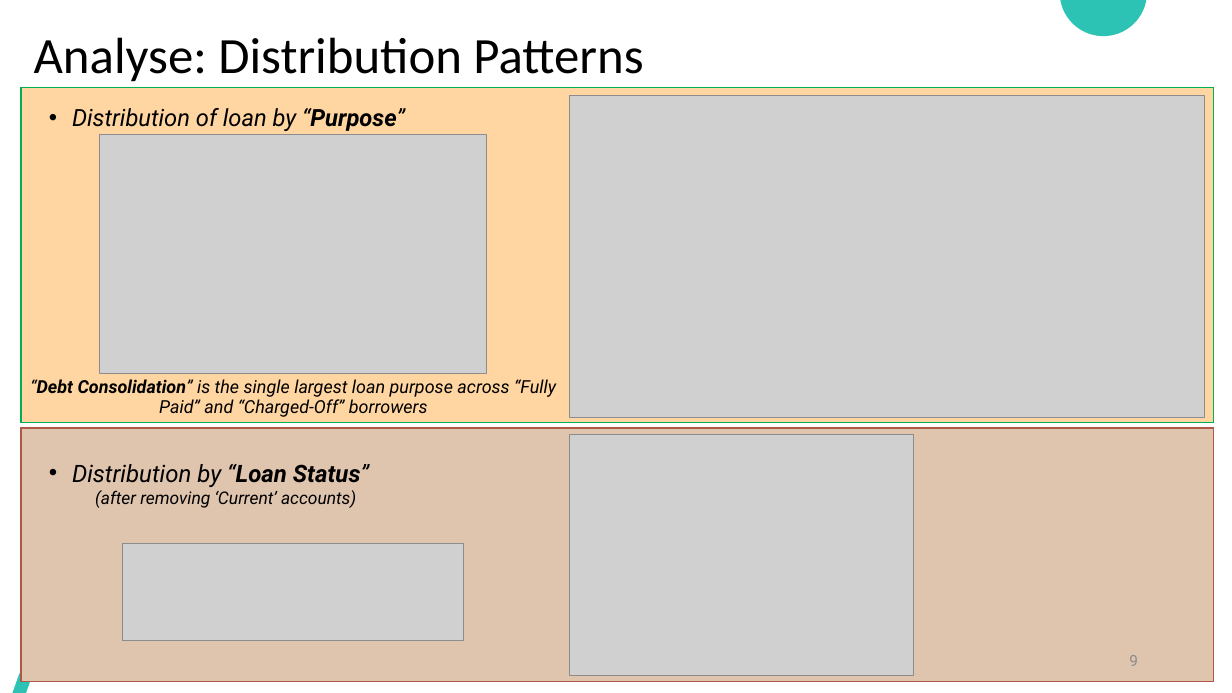
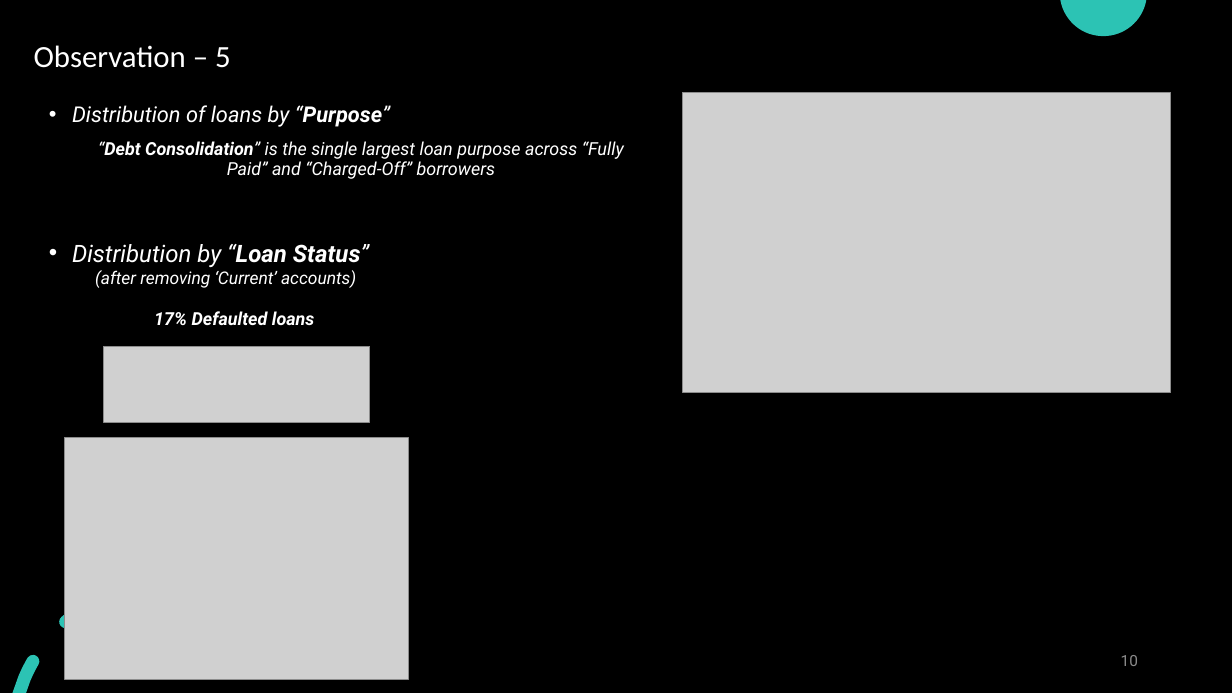
Before and after one commit to jamesrajesh76/LendingClubRiskAnalysis, a slide deck: slide 10 of 3. Lending Club – Case Study.pptx (slide 9 before the commit). Drawn at 1232x693 pixels with LibreOffice and Linux fonts; fonts in the diff are those of the drawing; grey boxes stand for pictures. Boxes give left, top, right and bottom in pixels: in the first picture for what was removed or moved away, otherwise in the second. Text is boxed around its words. In the diff, an @@ line names an element or a change of style, - is before the commit and + after.

```diff
--- a/3. Lending Club – Case Study.pptx
+++ b/3. Lending Club – Case Study.pptx
@@ background #FFFFFF to #000000 @@
@@ title at [34,45,231,68]: text changed; size 39.6 to 24 pt; text colour #000000 to #FFFFFF @@
-Analyse: Distribution Patterns
+Observation – 5
@@ rectangle removed at [21,87,1214,422] @@
@@ text at [72,105,390,127]: text changed; size 18.5 to 17 pt; text colour #000000 to #FFFFFF @@
-• Distribution of loan by “Purpose”
+• Distribution of loans by “Purpose”
@@ picture removed at [569,96,1204,418] @@
@@ picture: place and size @@
-picture at [99,135,486,374]
+picture at [683,92,1171,394]
@@ text "“Debt Consolidation” is the single ..." at [98,141,624,179]: text colour #000000 to #FFFFFF @@
@@ text "“Debt Consolidation” is the single ...": place and size @@
-text "“Debt Consolidation” is the single ..." at [30,379,556,417]
+text "“Debt Consolidation” is the single ..." at [98,141,624,179]
@@ text "Distribution by “Loan Status”": place and size @@
-text "Distribution by “Loan Status”" at [72,464,369,508]
+text "Distribution by “Loan Status”" at [72,244,369,288]
@@ text "Distribution by “Loan Status”" at [72,244,369,288]: text colour #000000 to #FFFFFF @@
@@ text added at [154,311,315,325], 14 pt, text #FFFFFF, bold, italic @@
+17% Defaulted loans
@@ picture: place and size @@
-picture at [123,543,464,640]
+picture at [104,347,370,422]
@@ rectangle removed at [21,428,1214,681] @@
@@ picture: place and size @@
-picture at [569,434,913,676]
+picture at [65,438,409,679]
@@ page number at [1121,655,1138,666]: text changed @@
-9
+10
```
Also in this commit, not shown: 7 other slides changed, 3 slides added, 3 slides removed, 3 other files.
